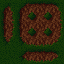
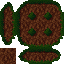
Revision of a layered w=64, h=64 image; what changed, layer by layer:
painted on "border" over [0, 48, 16, 64]
hid "grass" over [0, 0, 64, 64]
painted on "shadow" over [3, 3, 56, 58]
painted on "dirt" over [0, 0, 64, 64]
